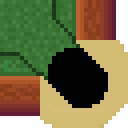
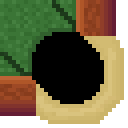
Layered file, before and after one edit (128 × 128). Changes by layer:
moved "Shadow" above "Lip", painted on it over [0,0,124,124]
removed layer "Layer 6" over [0,0,80,80]
added layer "Lip" above "Edge" over [0,0,76,76]
painted on "Edge" over [0,0,128,128]
added layer "Layer 8" over [0,0,76,76]
